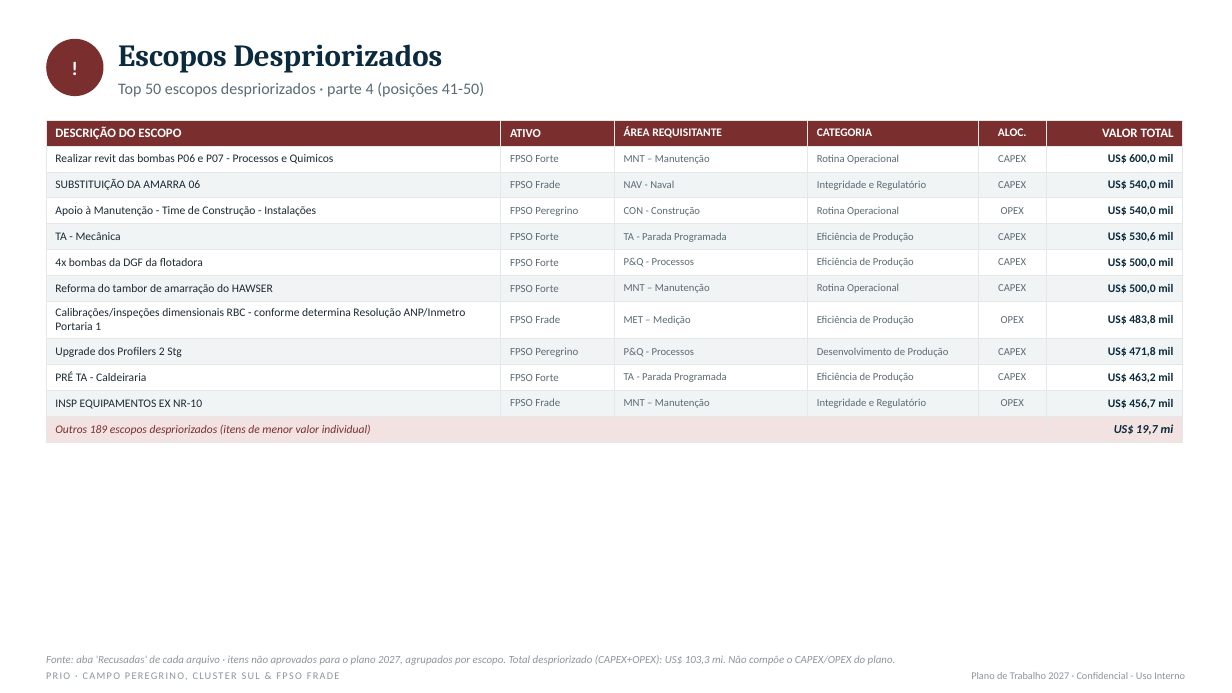
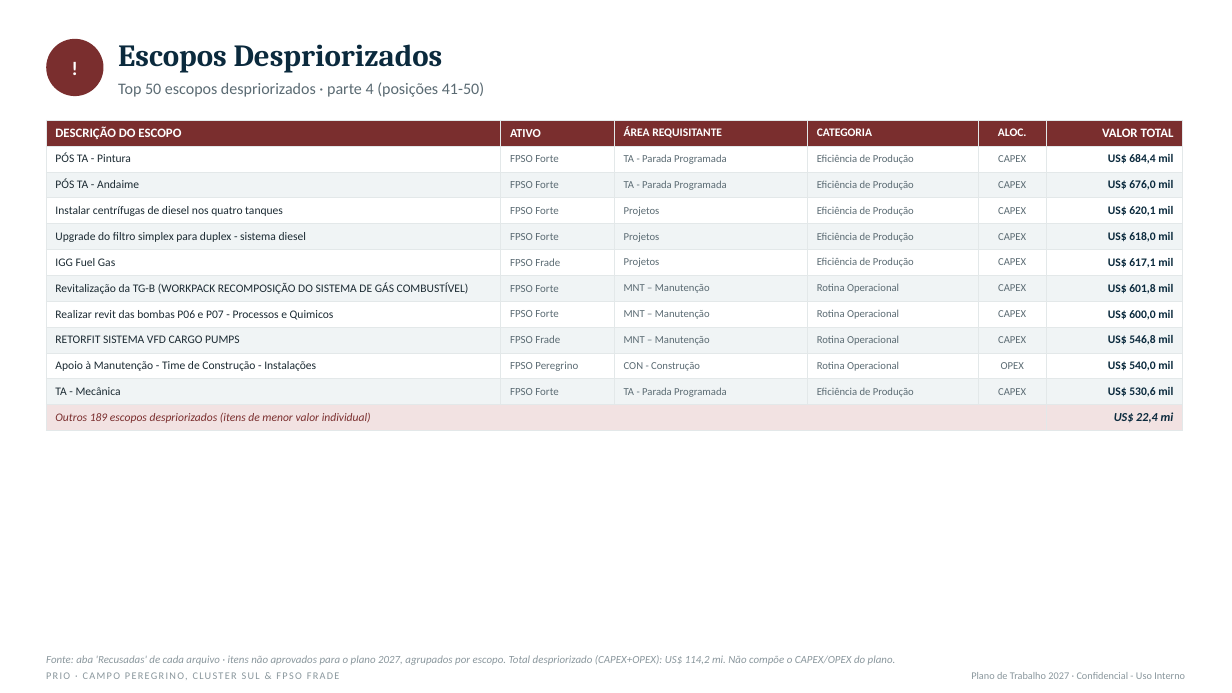
Before and after one commit to LucasRibaas/Planejamento, a slide deck: slide 17 of PRIO_Top_CAPEX_OPEX_Despriorizados_2027.pptx. Drawn at 1232x693 pixels with LibreOffice and Linux fonts; fonts in the diff are those of the drawing. Boxes give left, top, right and bottom in pixels: in the first picture for what was removed or moved away, otherwise in the second. Text is boxed around its words. In the diff, an @@ line names an element or a change of style, - is before the commit and + after.

```diff
--- a/PRIO_Top_CAPEX_OPEX_Despriorizados_2027.pptx
+++ b/PRIO_Top_CAPEX_OPEX_Despriorizados_2027.pptx
@@ table at box(46, 120, 1183, 427) @@
+row 2: PÓS TA - Pintura | FPSO Forte | TA - Parada Programada | Eficiência de Produção | CAPEX | US$ 684,4 mil
+row 3: PÓS TA - Andaime | FPSO Forte | TA - Parada Programada | Eficiência de Produção | CAPEX | US$ 676,0 mil
+row 4: Instalar centrífugas de diesel nos quatro tanques | FPSO Forte | Projetos | Eficiência de Produção | CAPEX | US$ 620,1 mil
+row 5: Upgrade do filtro simplex para duplex - sistema diesel | FPSO Forte | Projetos | Eficiência de Produção | CAPEX | US$ 618,0 mil
+row 6: IGG Fuel Gas | FPSO Frade | Projetos | Eficiência de Produção | CAPEX | US$ 617,1 mil
+row 7: Revitalização da TG-B (WORKPACK RECOMPOSIÇÃO DO SISTEMA DE GÁS COMBUSTÍVEL) | FPSO Forte | MNT – Manutenção | Rotina Operacional | CAPEX | US$ 601,8 mil
-row 3: SUBSTITUIÇÃO DA AMARRA 06 | FPSO Frade | NAV - Naval | Integridade e Regulatório | CAPEX | US$ 540,0 mil
+row 9: RETORFIT SISTEMA VFD CARGO PUMPS | FPSO Frade | MNT – Manutenção | Rotina Operacional | CAPEX | US$ 546,8 mil
-row 6: 4x bombas da DGF da flotadora | FPSO Forte | P&Q - Processos | Eficiência de Produção | CAPEX | US$ 500,0 mil
-row 7: Reforma do tambor de amarração do HAWSER | FPSO Forte | MNT – Manutenção | Rotina Operacional | CAPEX | US$ 500,0 mil
-row 8: Calibrações/inspeções dimensionais RBC - conforme determina Resolução ANP/Inmetro Portaria 1 | FPSO Frade | MET – Medição | Eficiência de Produção | OPEX | US$ 483,8 mil
-row 9: Upgrade dos Profilers 2 Stg | FPSO Peregrino | P&Q - Processos | Desenvolvimento de Produção | CAPEX | US$ 471,8 mil
-row 10: PRÉ TA - Caldeiraria | FPSO Forte | TA - Parada Programada | Eficiência de Produção | CAPEX | US$ 463,2 mil
-row 11: INSP EQUIPAMENTOS EX NR-10 | FPSO Frade | MNT – Manutenção | Integridade e Regulatório | OPEX | US$ 456,7 mil
-row 12: Outros 189 escopos despriorizados (itens de menor valor individual) |  |  |  |  | US$ 19,7 mi
+row 12: Outros 189 escopos despriorizados (itens de menor valor individual) |  |  |  |  | US$ 22,4 mi
@@ text at box(46, 655, 896, 665): text changed @@
-Fonte: aba 'Recusadas' de cada arquivo · itens não aprovados para o plano 2027, agrupados por escopo. Total despriorizado (CAPEX+OPEX): US$ 103,3 mi. Não compõe o CAPEX/OPEX do plano.
+Fonte: aba 'Recusadas' de cada arquivo · itens não aprovados para o plano 2027, agrupados por escopo. Total despriorizado (CAPEX+OPEX): US$ 114,2 mi. Não compõe o CAPEX/OPEX do plano.
```
Also in this commit, not shown: 3 other slides changed, 1 other file.
